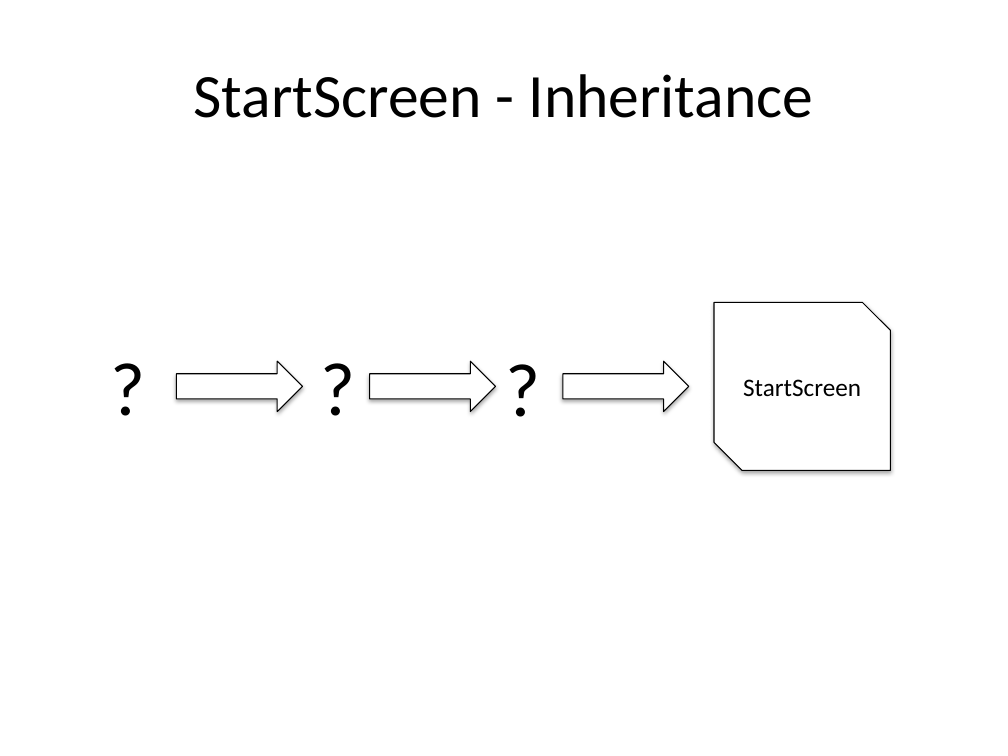
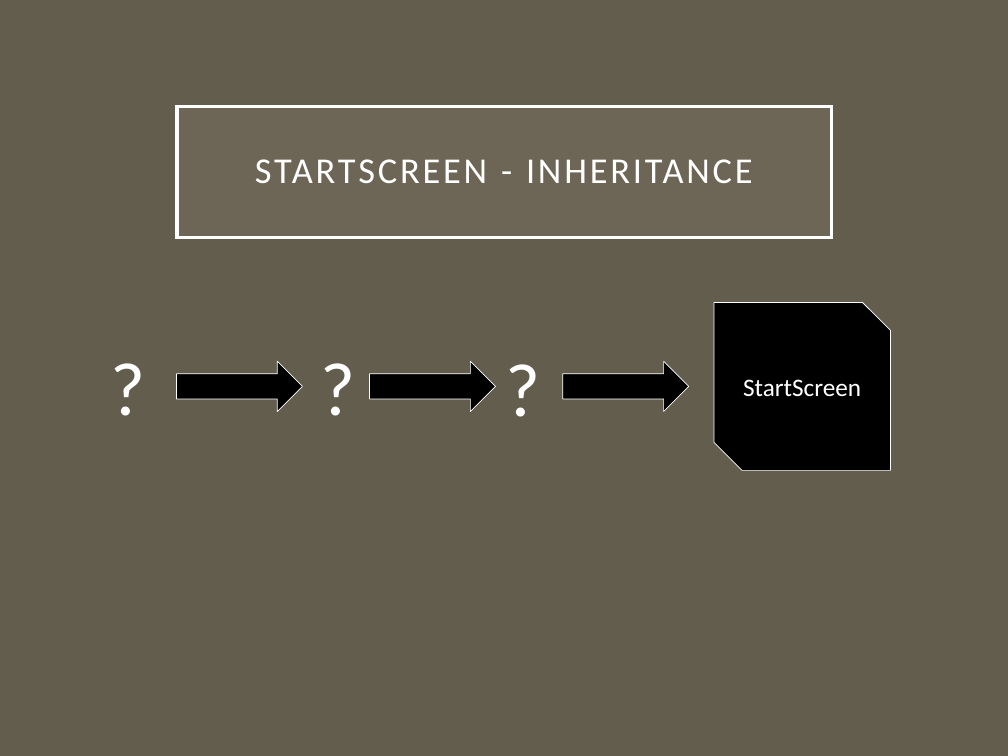
Before and after one commit to javisaurusrex/zookillsoccer, a slide deck: slide 25 of assets/game architecture/ZooKill Soccer Game Design Document.pptx. Drawn at 1008x756 pixels with LibreOffice and Linux fonts; fonts in the diff are those of the drawing. Boxes give left, top, right and bottom in pixels: in the first picture for what was removed or moved away, otherwise in the second. Text is boxed around its words. In the diff, an @@ line names an element or a change of style, - is before the commit and + after.

```diff
--- a/assets/game architecture/ZooKill Soccer Game Design Document.pptx
+++ b/assets/game architecture/ZooKill Soccer Game Design Document.pptx
@@ background #FFFFFF to #635D4D @@
@@ title "STARTSCREEN - INHERITANCE": place and size @@
-title "STARTSCREEN - INHERITANCE" at bbox=[194, 74, 813, 118]
+title "STARTSCREEN - INHERITANCE" at bbox=[177, 106, 832, 237]
@@ title "STARTSCREEN - INHERITANCE" at bbox=[177, 106, 832, 237]: fill none to #A7A08E at 15% opacity; outline none to #FFFFFF 2.5 pt @@
@@ title at bbox=[255, 159, 753, 183]: text changed; size 44 to 26 pt; text colour #000000 to #FFFFFF @@
-StartScreen - Inheritance
+STARTSCREEN - INHERITANCE
@@ snip diag rect "StartScreen" at bbox=[714, 302, 890, 471]: text colour #000000 to #FFFFFF; fill #FFFFFF to #000000; outline #000000 0.75 pt to #FFFFFF 0.5 pt; shadow off @@
@@ text colour #000000 to #FFFFFF in 3 elements at bbox=[496, 336, 551, 437], bbox=[310, 335, 366, 436], bbox=[101, 335, 156, 436] @@
@@ fill #FFFFFF to #000000; outline #000000 0.75 pt to #FFFFFF 0.5 pt; shadow off in 3 elements at bbox=[562, 361, 688, 411], bbox=[370, 361, 496, 411], bbox=[176, 361, 302, 411] @@
```
Also in this commit, not shown: 29 other slides changed, 37 other files.
